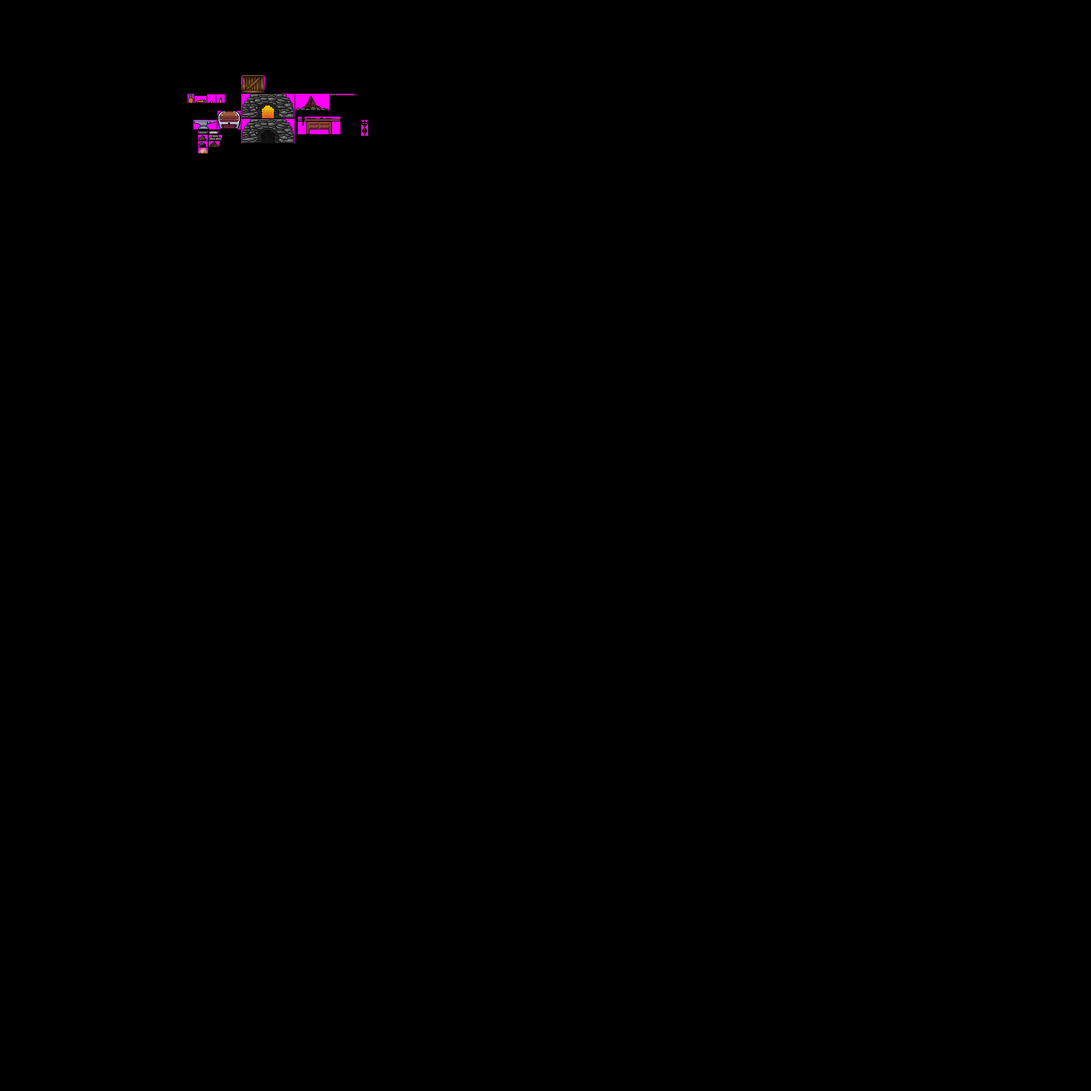
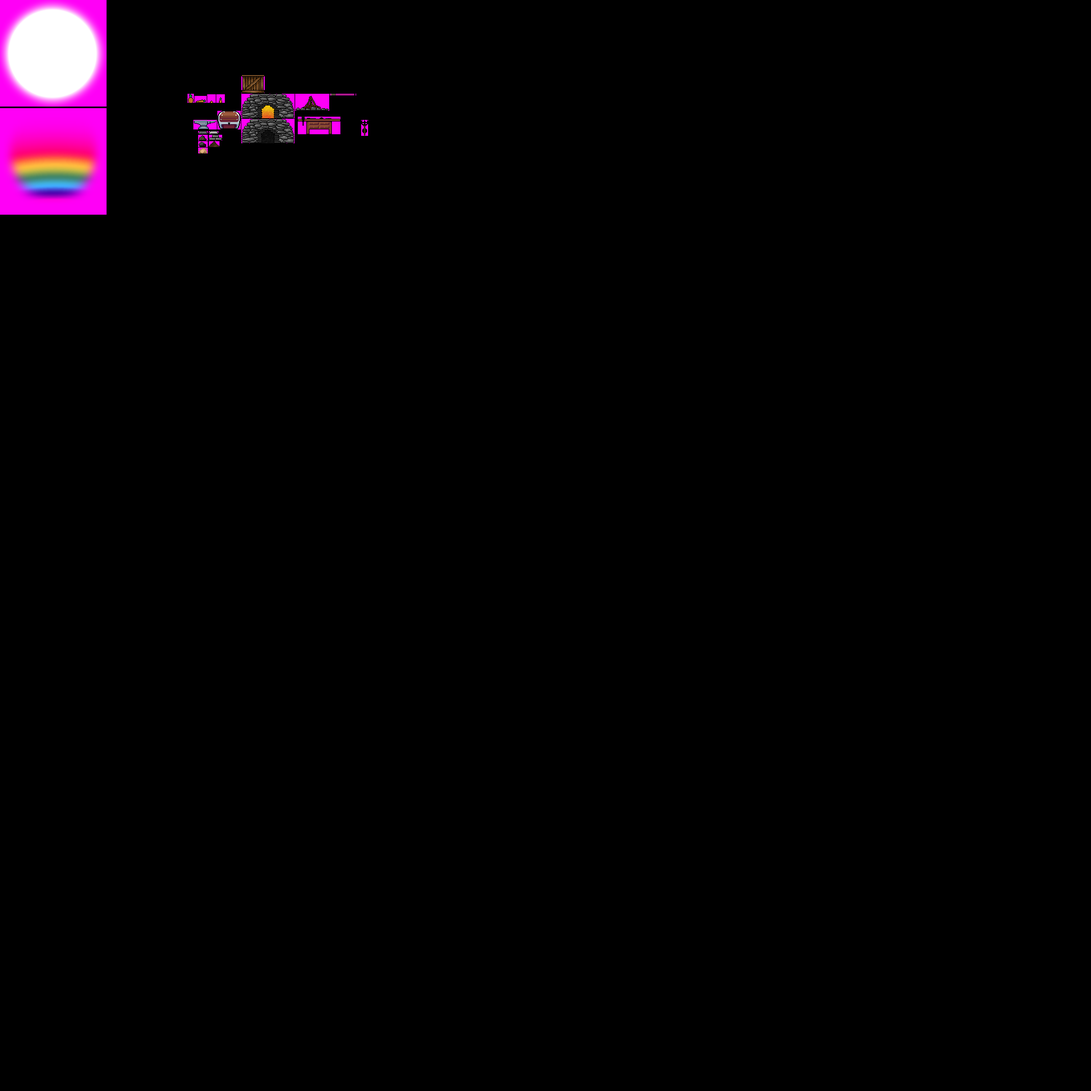
Comparing the layer stacks of the two 1091px x 1091px images. Changes:
added layer "Layer 4" above "Layer 0" over <box>0,112,107,209</box>
painted on "Layer 0" over <box>0,0,265,110</box>
painted on "Layer 2" over <box>0,0,107,215</box>
